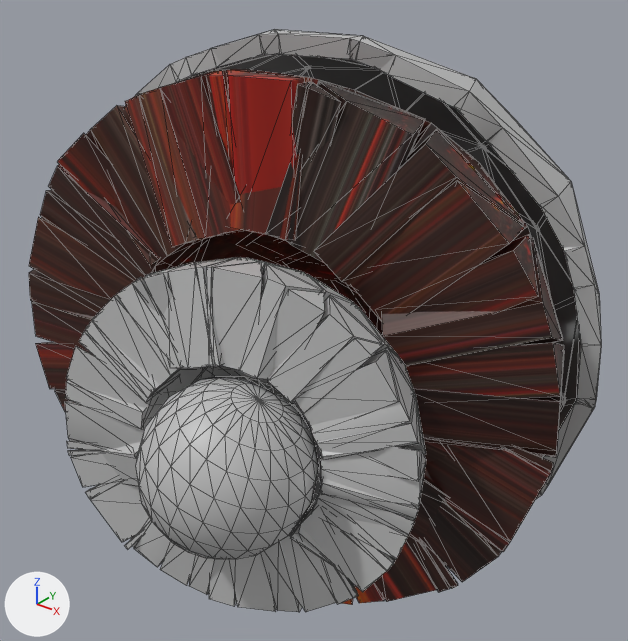
The glTF model Inside.glb, before and after one commit.
Rendered twice from a 50 mm camera at (4.59, -5.66, 3.59) aimed at (0.05, 0.03, 0.06). Arrows for +X, +Y and +Z are at lower left; the lights stay in place. Mesh edges are drawn as thin lines. Vertices at the same position are counted once.

In view in the first picture: 'Oceans', 'Oceans001', 'Oceans002', 'Sphere004'.
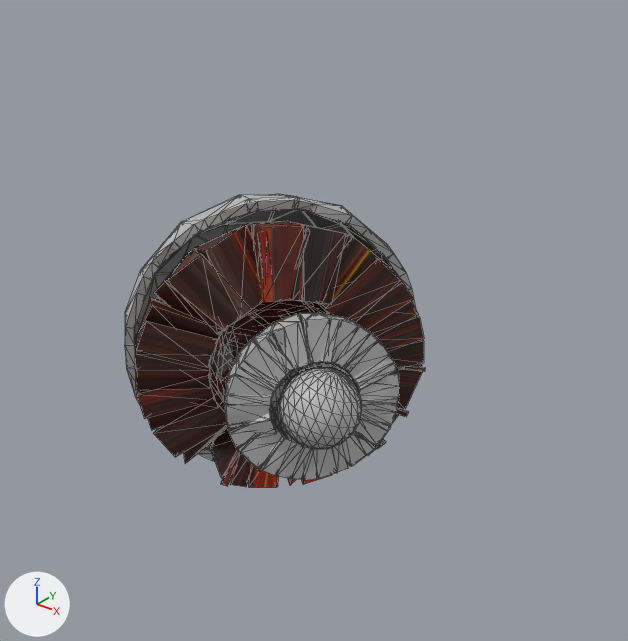
Where the change shows, as pixel boxes [x1, y1, x2, y2] in the pictures (628 x 641 px):
'Oceans001', reshaped, moved, turned, rescaled: before [29, 69, 564, 605]; after [135, 221, 425, 487]
'Oceans002', moved, turned, rescaled: before [65, 257, 426, 612]; after [224, 313, 400, 480]
'Oceans', moved, turned, rescaled: before [125, 29, 601, 500]; after [125, 194, 417, 461]
'Sphere004', moved, turned, rescaled: before [135, 376, 319, 559]; after [279, 366, 362, 449]
part 1 of me_oceans001, deleted (red): before [48, 70, 551, 582]
part 2 of me_oceans001, cut back: before [32, 95, 563, 603]; after [136, 225, 419, 485]

What the commit changed:
me_oceans001 is used by ob_oceans001; location (0.25, -0.92, 0.0); rotation (0.286, 0.0, 0.265), in degrees (16, 0, 15); scale (0.825, 0.825, 0.825).
me_oceans001 had 884 vertices, 1208 faces and spanned x -2.94..2.96, y -0.8..2.95, z -2.99..2.84.
me_oceans001 now has 744 vertices, 992 faces and spans x -2.94..2.96, y -0.8..2.95, z -2.99..2.84.
me_oceans001 part 1: 16 loose pieces with 114 vertices, spanning x -2.48..2.95, y -0.76..2.48, z -2.56..2.84, are deleted.
Part 2, on me_oceans001:
26 vertices are removed from x -2.92..2.96, y -0.77..0.8, z -2.84..2.56.
98 faces are deleted.
46 new faces join them.
Object 'Oceans' (ob_oceans) moves from (0.0, 0.0, 0.0) to (0.03, -0.5, 0.04).
Object 'Oceans' (ob_oceans) turns from (16, 0, 17) to (16, 0, 51) degrees about x, y and z.
Object 'Oceans' (ob_oceans) is rescaled from (1.0, 1.0, 1.0) to (0.506, 0.506, 0.506).
Object 'Sphere004' (ob_sphere004) moves from (0.95, -2.07, -0.01) to (1.01, -1.1, 0.03).
Object 'Sphere004' (ob_sphere004) turns from (-0.8, 23, 19) to (-0.8, 23, 53) degrees about x, y and z.
Object 'Sphere004' (ob_sphere004) is rescaled from (0.637, 0.637, 0.637) to (0.322, 0.322, 0.322).
Object 'Oceans001' (ob_oceans001) moves from (0.25, -0.92, 0.0) to (0.39, -0.81, 0.04).
Object 'Oceans001' (ob_oceans001) turns from (16, 0, 15) to (16, 0, 49) degrees about x, y and z.
Object 'Oceans001' (ob_oceans001) is rescaled from (0.825, 0.825, 0.825) to (0.417, 0.417, 0.417).
Object 'Oceans002' (ob_oceans002) moves from (0.86, -1.95, 0.0) to (0.94, -1.08, 0.04).
Object 'Oceans002' (ob_oceans002) turns from (22, 125, 24) to (22, 125, 58) degrees about x, y and z.
Object 'Oceans002' (ob_oceans002) is rescaled from (0.47, 0.47, 0.47) to (0.238, 0.238, 0.238).
